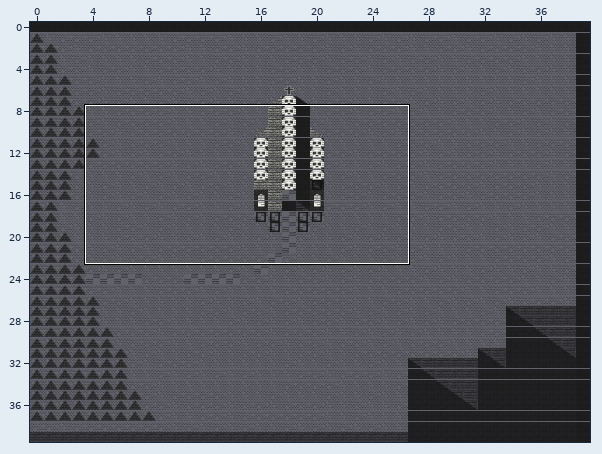
Tiled map (JSON): prototypes/dungeon/map.tmj. The first picture is a wide view before the edit; the outline marks the close-up.
Close-up. As it was:
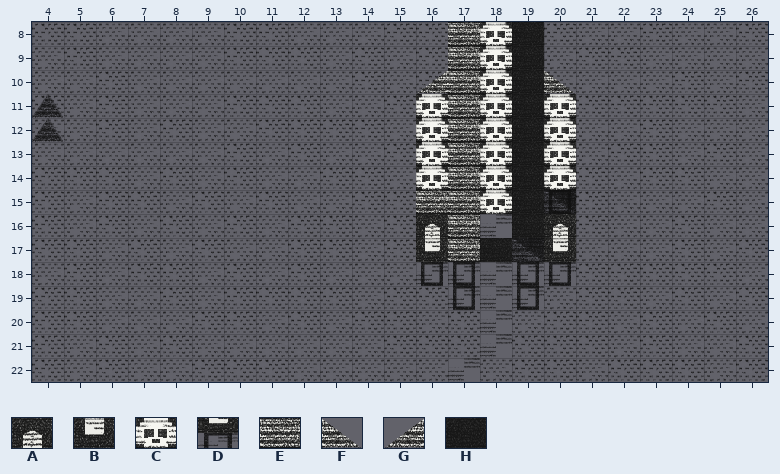
Cells are 40x30 px. Shown: x 4..26, y 8..22.
Key: from "static-tiles": A 148, B 149, C 170, D 184, E 206, F 227, G 227 flipped left-right, H 230.
_ is an empty cell.
Layers that did not change in this view are not listed.
Layer "overlay" before, first column x 4:
 8 _____________ECH_______
 9 _____________ECH_______
10 ____________GECHF______
11 ____________CECHC______
12 ____________CECHC______
13 ____________CECHC______
14 ____________CECHC______
15 ____________EECHD______
16 ____________AE_HA______
17 ____________BE_DB______
18 _______________________
19 _______________________
20 _______________________
21 _______________________
22 _______________________
Now the later version:
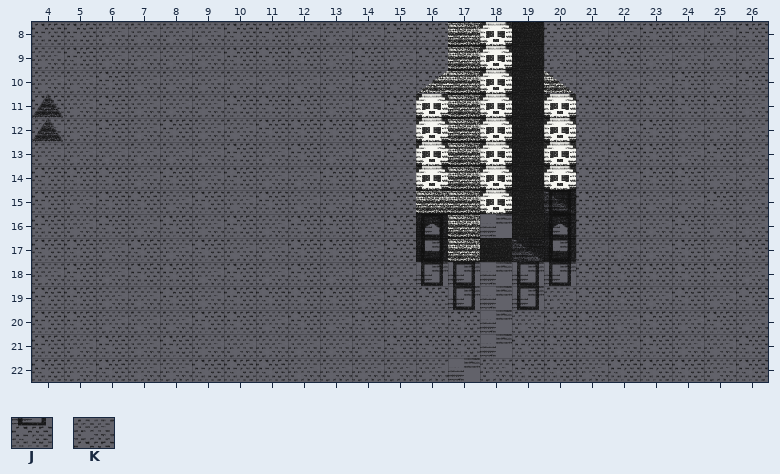
Further tiles: from "static-tiles": J 171, K 172.
See-through tiles are keyed as they look on the map.
What changed:
Changed rows in their new state; . is an unchanged cell.
Layer "overlay":
first column x 16:
16 J...J
17 K...K
Where, in picture pixels (left, top, right, bottom), the same in both close-ups:
changed: (416, 214, 448, 262)
changed: (544, 214, 576, 262)
